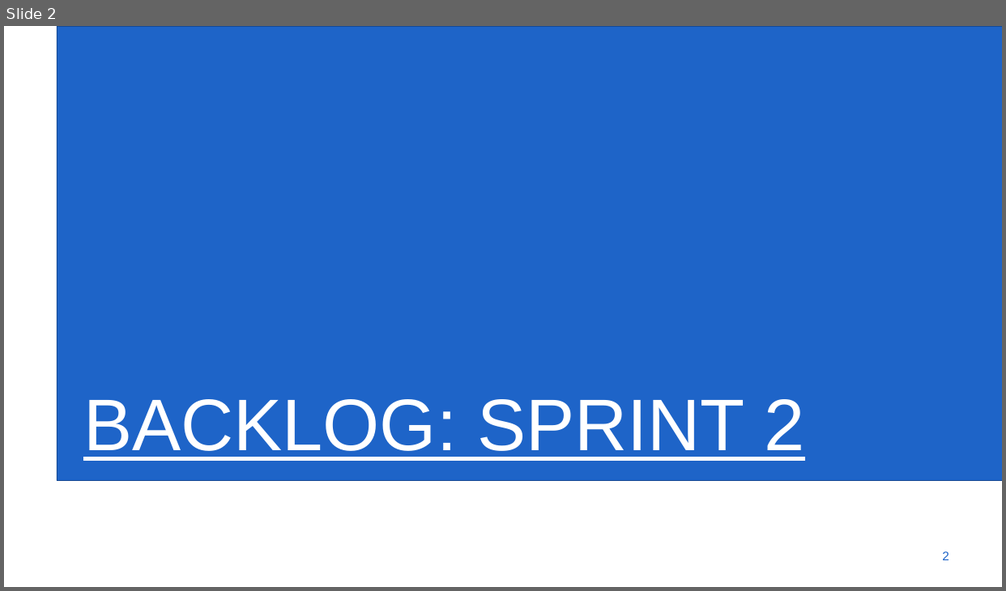
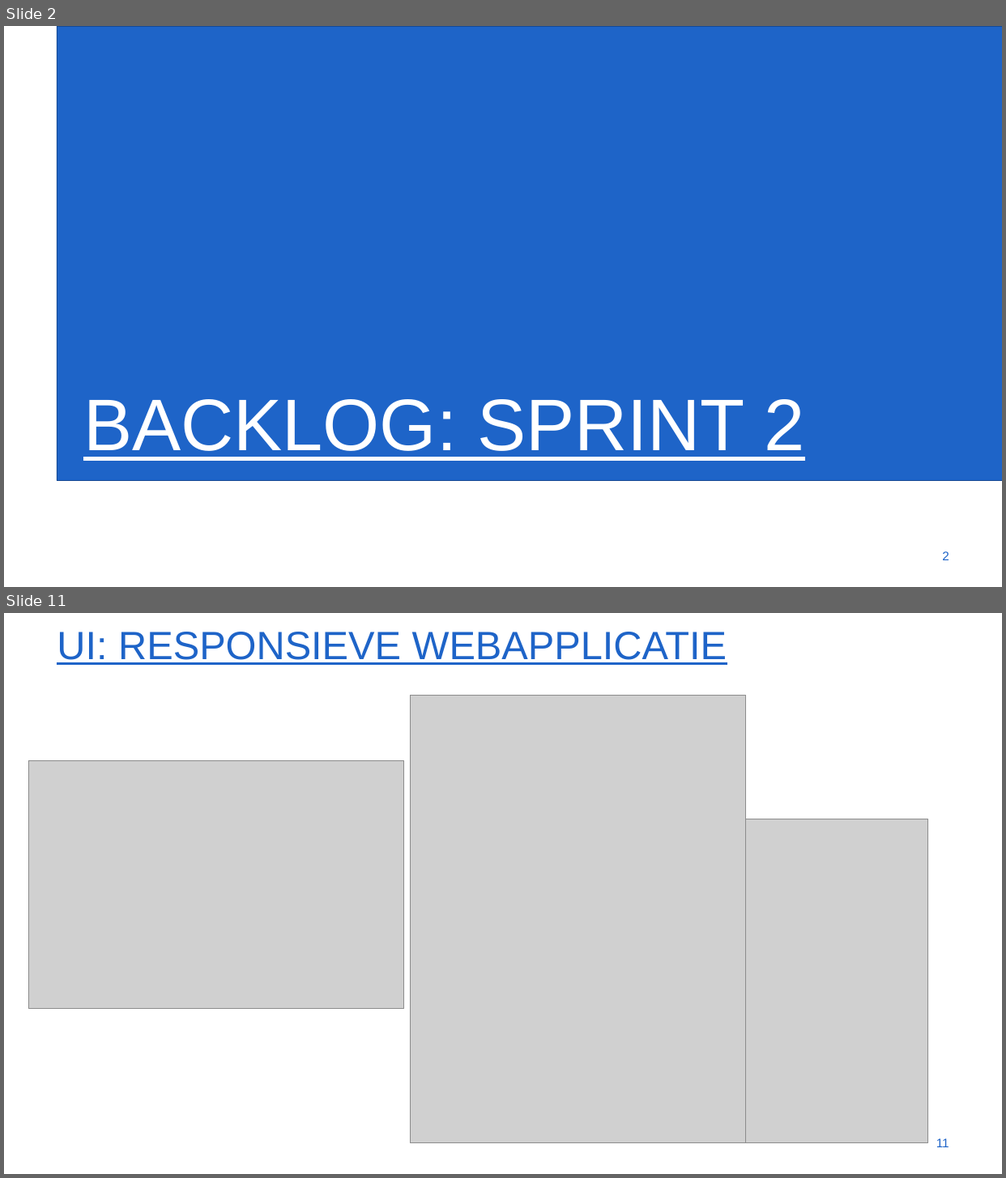
Before and after one commit to WouterStemgee/inventory-management-system-autonomous-drones, a slide deck: presentaties/PresentatieSprint2.pptx. Shown one above the other, each under a label of ours: slide 2 before the commit, slides 2 and 11 after it; the slides between them are not shown. The pictures are 1006x591 and 1006x1178 pixels, drawn with LibreOffice and Linux fonts; fonts in the diff are those of the drawing; grey boxes stand for pictures; background and template pictures are left out. Boxes give left, top, right and bottom in pixels: in the first picture for what was removed or moved away, otherwise in the second. Text is boxed around its words. In the diff, an @@ line names an element or a change of style, - is before the commit and + after.

```diff
--- a/presentaties/PresentatieSprint2.pptx
+++ b/presentaties/PresentatieSprint2.pptx
@@ slide 11 added at [4,613,1002,1174], background #FFFFFF @@
@@ title added at [57,632,727,665], 54 pt, text #1E64C8, underline @@
+UI: RESPONSIEVE WEBAPPLICATIE
@@ picture added at [411,695,746,1143] @@
@@ picture added at [29,760,404,1009] @@
@@ picture added at [746,819,927,1143] @@
@@ page number added at [936,1139,949,1148], 17.1 pt, text #1E64C8 @@
+11
```
Also in this commit, not shown: 6 slides changed, 4 other slides added, 2 slides removed, 2 other files.
